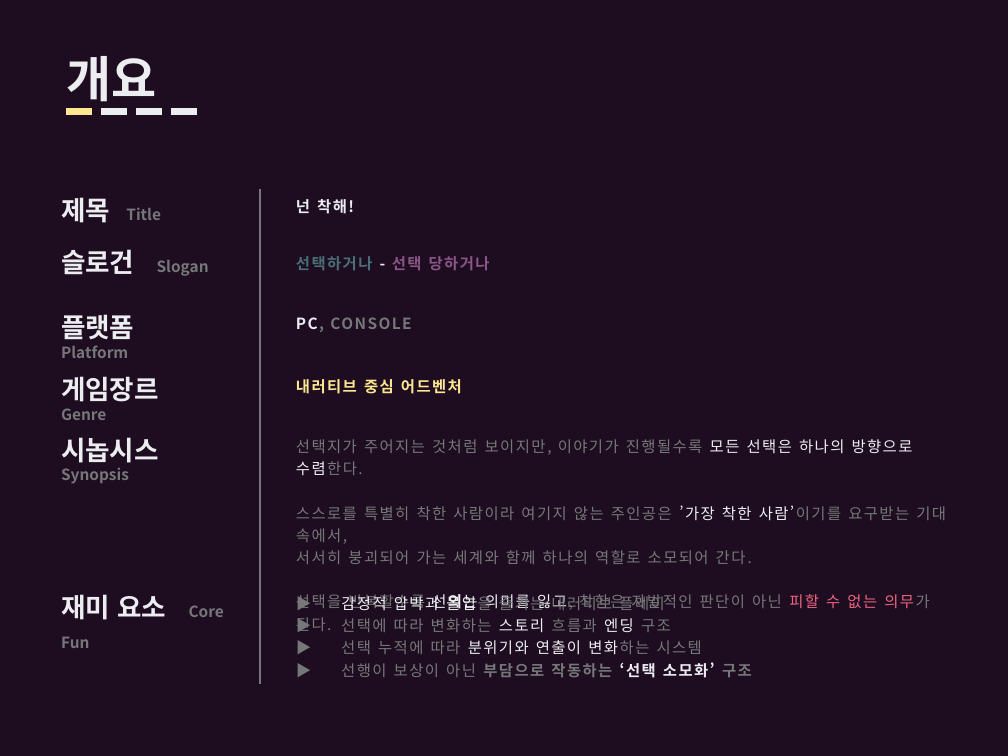
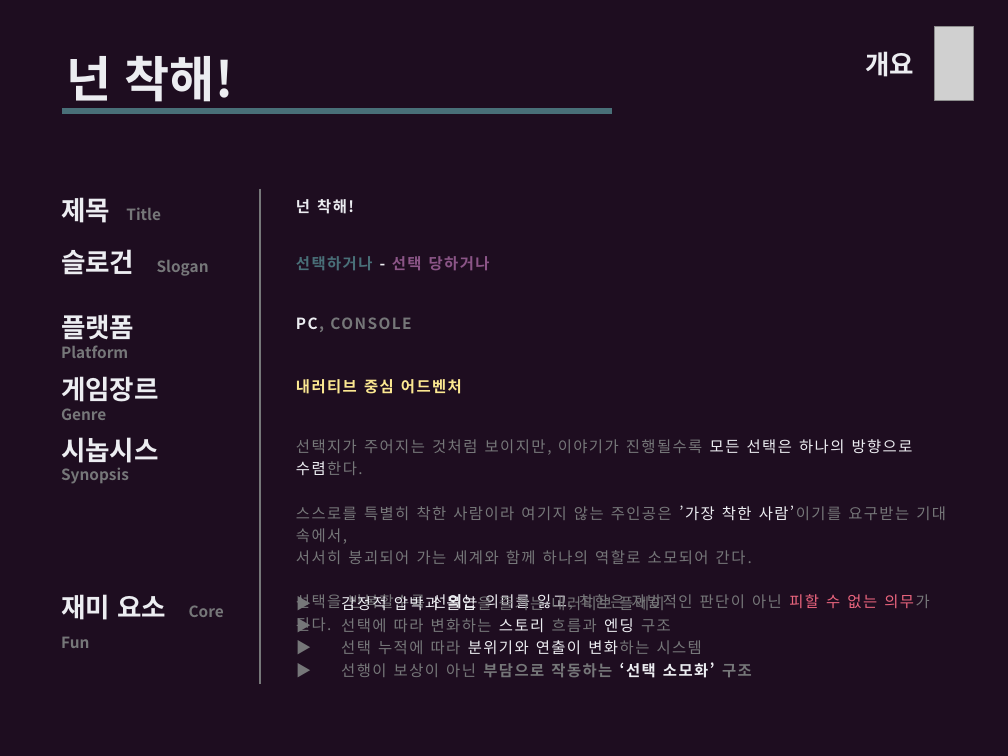
Before and after one commit to ysooj/Gihoek, a slide deck: slide 3 of reference_copying.pptx. Drawn at 1008x756 pixels with LibreOffice and Linux fonts; fonts in the diff are those of the drawing; grey boxes stand for pictures. Boxes give left, top, right and bottom in pixels: in the first picture for what was removed or moved away, otherwise in the second. Text is boxed around its words. In the diff, an @@ line names an element or a change of style, - is before the commit and + after.

```diff
--- a/reference_copying.pptx
+++ b/reference_copying.pptx
@@ picture added at (x1=934, y1=26, x2=974, y2=101) @@
@@ text at (x1=66, y1=56, x2=233, y2=109): text changed @@
-개요
+넌 착해!
@@ text added at (x1=866, y1=51, x2=915, y2=77), 19 pt, text #ECEDF1, bold @@
+개요
@@ math minus removed at (x1=61, y1=96, x2=97, y2=127) @@
@@ line added from (61, 111) to (612, 111), #496F78 4 pt @@
@@ math minus removed at (x1=97, y1=96, x2=132, y2=127) @@
@@ math minus removed at (x1=132, y1=96, x2=167, y2=127) @@
@@ math minus removed at (x1=166, y1=96, x2=202, y2=127) @@
```
Also in this commit, not shown: 1 other slide changed, 22 other files.
